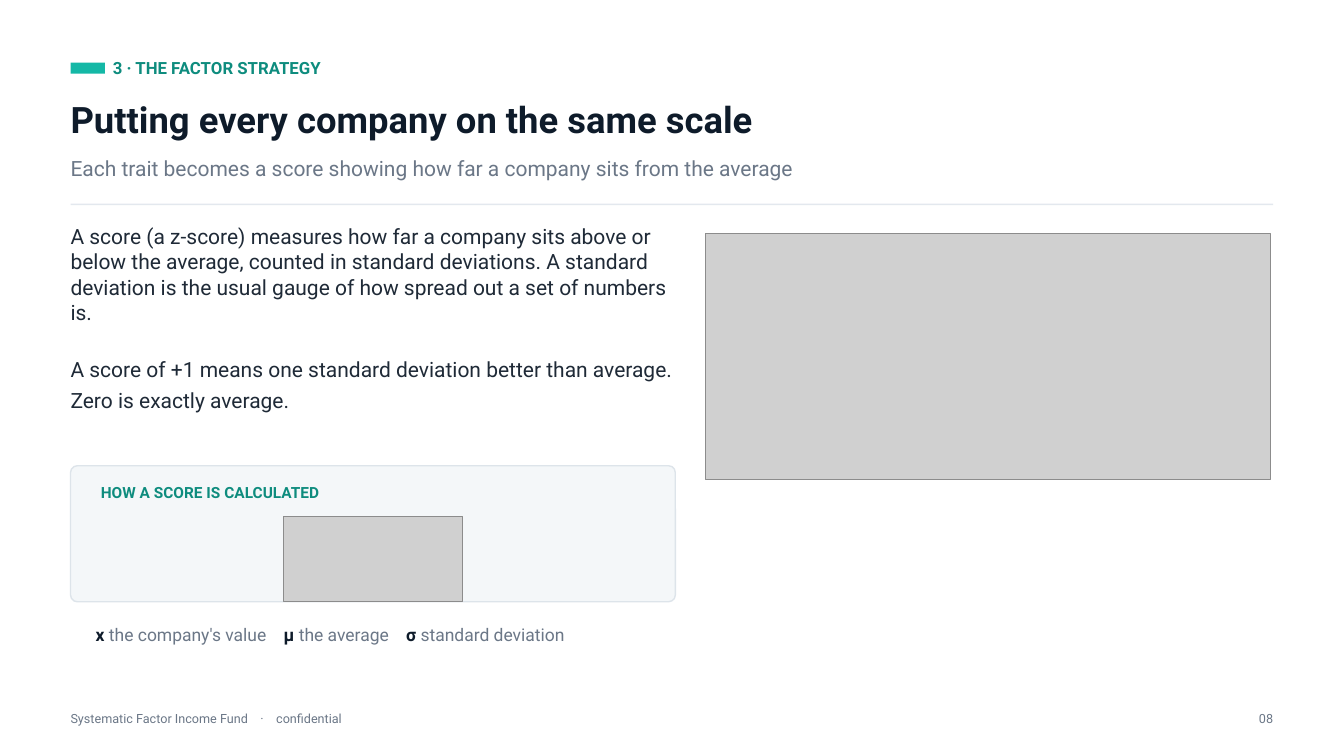
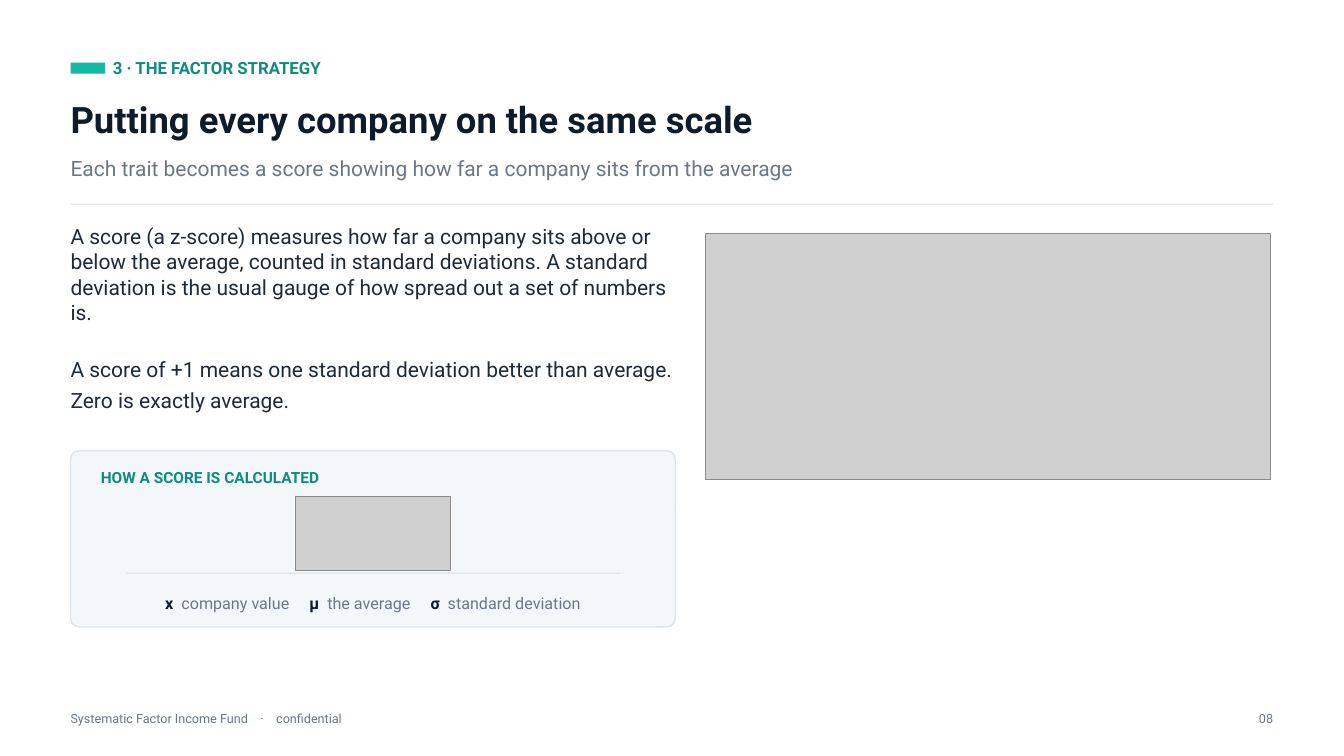
Before and after one commit to diegogomezpy/Portfolio_Algo_Trader, a slide deck: slide 12 of presentation/Systematic-Factor-Income-Fund.pptx. Drawn at 1344x756 pixels with LibreOffice and Linux fonts; fonts in the diff are those of the drawing; grey boxes stand for pictures. Boxes give left, top, right and bottom in pixels: in the first picture for what was removed or moved away, otherwise in the second. Text is boxed around its words. In the diff, an @@ line names an element or a change of style, - is before the commit and + after.

```diff
--- a/presentation/Systematic-Factor-Income-Fund.pptx
+++ b/presentation/Systematic-Factor-Income-Fund.pptx
@@ rounded rectangle: place and size @@
-rounded rectangle at [71,466,676,602]
+rounded rectangle at [71,451,676,627]
@@ text "HOW A SCORE IS CALCULATED": place and size @@
-text "HOW A SCORE IS CALCULATED" at [101,487,319,498]
+text "HOW A SCORE IS CALCULATED" at [101,472,319,483]
@@ picture: place and size @@
-picture at [283,516,463,602]
+picture at [295,497,450,571]
@@ text "x company value μ the ..." at [165,597,580,613]: vertical alignment top to middle @@
@@ rectangle added at [126,573,620,574], fill #DDE4EA @@
@@ text at [165,597,580,613]: text changed; size 12.5 to 11.5 pt @@
-x the company's value μ the average σ standard deviation
+x company value μ the average σ standard deviation
```
Also in this commit, not shown: 8 other slides changed, 1 other file.
